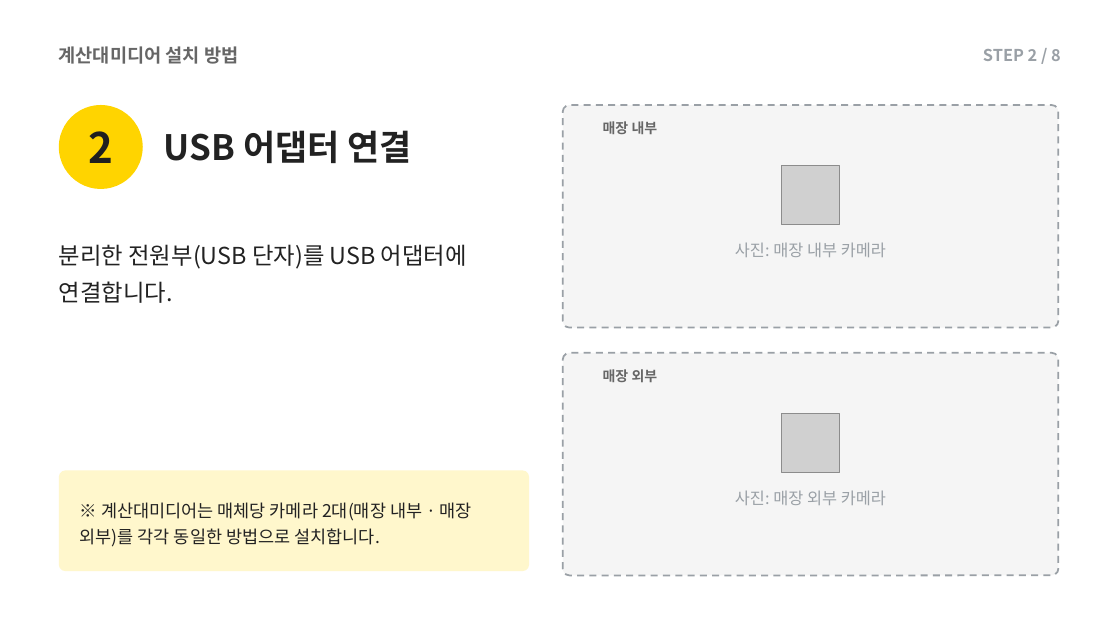
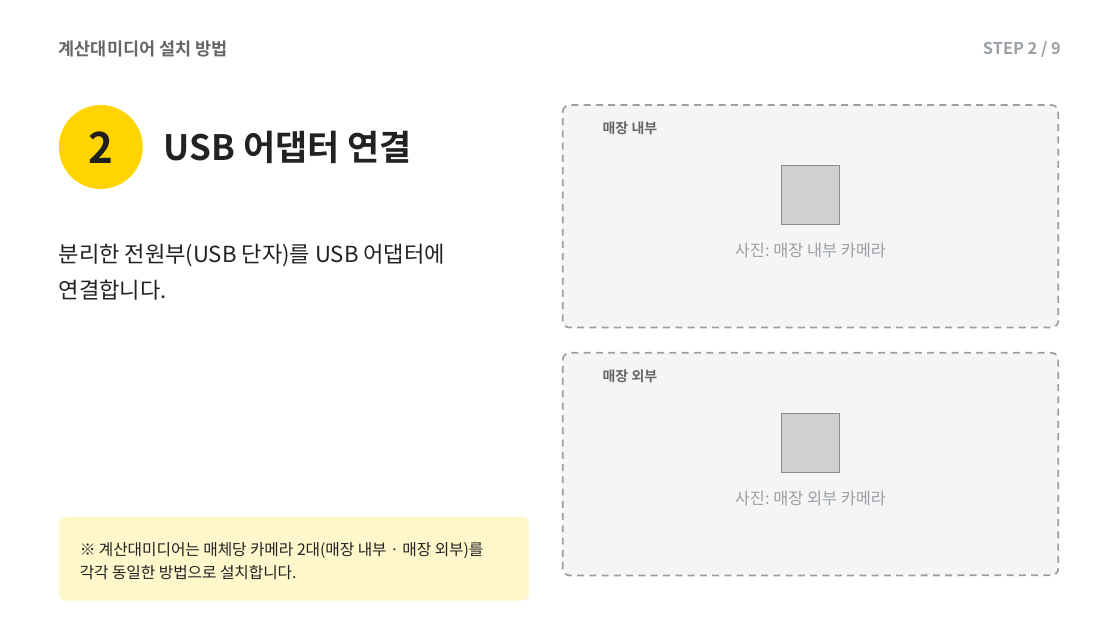
Before and after one commit to alsdn2947/ars, a slide deck: slide 17 of 이마트_AI카메라_설치매뉴얼.pptx (slide 14 before the commit). Drawn at 1120x630 pixels with LibreOffice and Linux fonts; fonts in the diff are those of the drawing; grey boxes stand for pictures. Boxes give left, top, right and bottom in pixels: in the first picture for what was removed or moved away, otherwise in the second. Text is boxed around its words. In the diff, an @@ line names an element or a change of style, - is before the commit and + after.

```diff
--- a/이마트_AI카메라_설치매뉴얼.pptx
+++ b/이마트_AI카메라_설치매뉴얼.pptx
@@ text "계산대미디어 설치 방법" at box(59, 40, 227, 57): size 16 to 15 pt @@
@@ text at box(983, 42, 1061, 54): text changed @@
-STEP 2 / 8
+STEP 2 / 9
@@ text "분리한 전원부(USB 단자)를 USB 어댑터에 ..." at box(59, 243, 445, 300): size 20 to 19 pt @@
@@ rounded rectangle: place and size @@
-rounded rectangle at box(59, 471, 529, 571)
+rounded rectangle at box(59, 517, 529, 601)
@@ rounded rectangle at box(59, 517, 529, 601): proportions changed @@
@@ text "※ 계산대미디어는 매체당 카메라 2대(매장 ...": place and size @@
-text "※ 계산대미디어는 매체당 카메라 2대(매장 ..." at box(80, 502, 472, 547)
+text "※ 계산대미디어는 매체당 카메라 2대(매장 ..." at box(80, 542, 484, 580)
@@ text "※ 계산대미디어는 매체당 카메라 2대(매장 ..." at box(80, 542, 484, 580): size 15 to 13.5 pt; line spacing 1.25 to 1.2 @@
```
Also in this commit, not shown: 17 other slides changed, 5 slides added, 1 slide removed.
